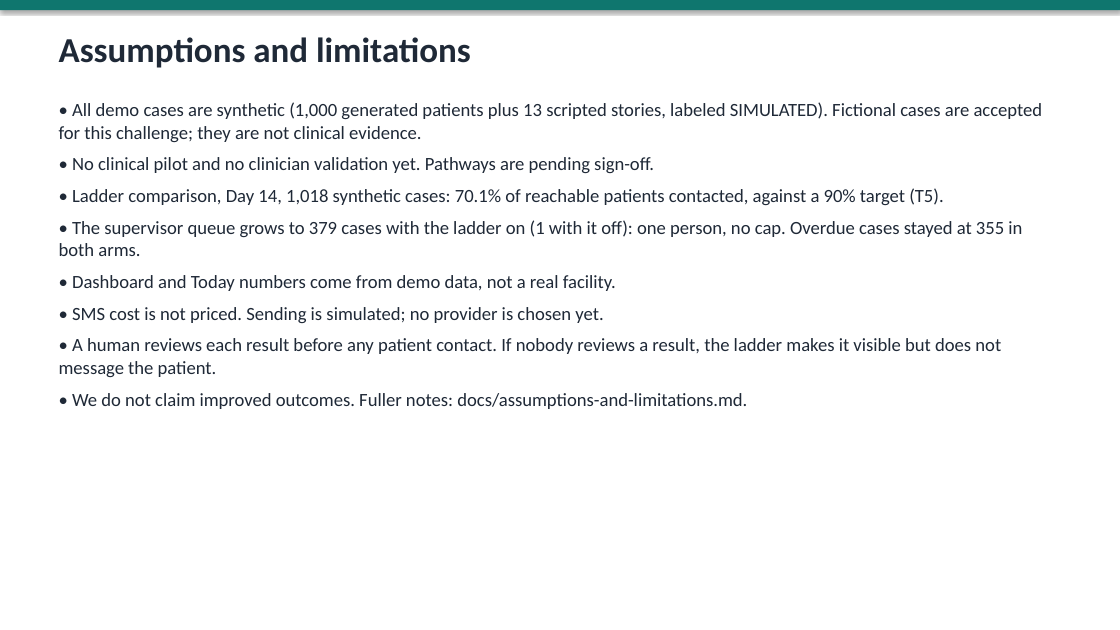
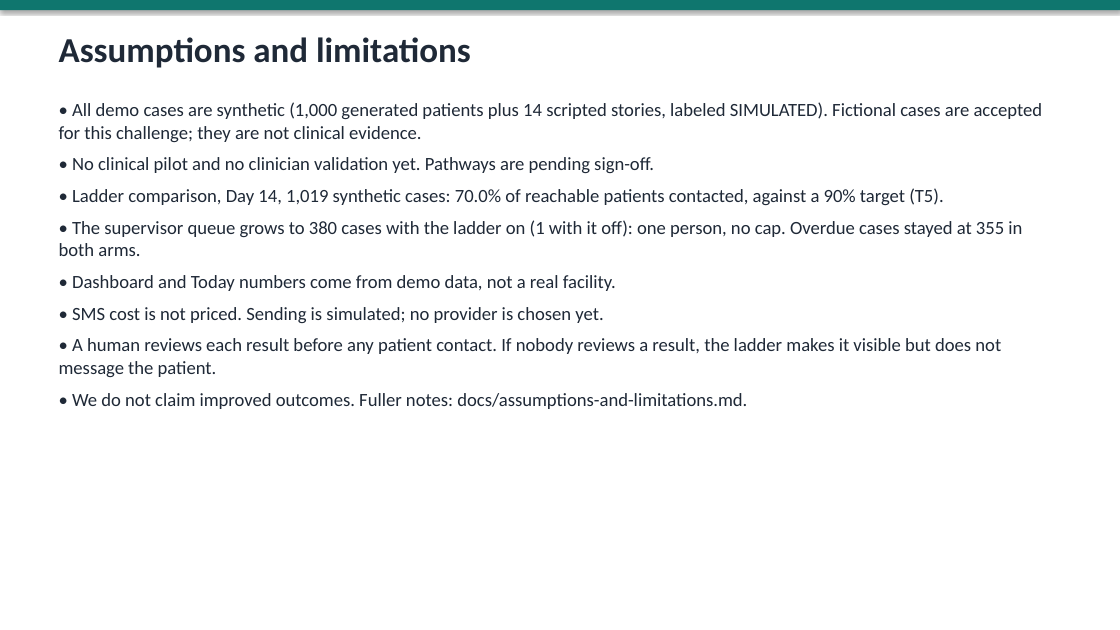
Before and after one commit to BKDKUBO/loopcloser, a slide deck: slide 12 of submission/LoopCloser-deck-DRAFT.pptx (slide 11 before the commit). Drawn at 1120x630 pixels with LibreOffice and Linux fonts; fonts in the diff are those of the drawing. Boxes give left, top, right and bottom in pixels: in the first picture for what was removed or moved away, otherwise in the second. Text is boxed around its words. In the diff, an @@ line names an element or a change of style, - is before the commit and + after.

```diff
--- a/submission/LoopCloser-deck-DRAFT.pptx
+++ b/submission/LoopCloser-deck-DRAFT.pptx
@@ text at bbox=[59, 102, 1043, 142]: text changed @@
-• All demo cases are synthetic (1,000 generated patients plus 13 scripted stories, labeled SIMULATED). Fictional cases are accepted for this challenge; they are not clinical evidence.
+• All demo cases are synthetic (1,000 generated patients plus 14 scripted stories, labeled SIMULATED). Fictional cases are accepted for this challenge; they are not clinical evidence.
@@ text at bbox=[59, 188, 1022, 256]: text changed @@
-• Ladder comparison, Day 14, 1,018 synthetic cases: 70.1% of reachable patients contacted, against a 90% target (T5).
-• The supervisor queue grows to 379 cases with the ladder on (1 with it off): one person, no cap. Overdue cases stayed at 355 in both arms.
+• Ladder comparison, Day 14, 1,019 synthetic cases: 70.0% of reachable patients contacted, against a 90% target (T5).
+• The supervisor queue grows to 380 cases with the ladder on (1 with it off): one person, no cap. Overdue cases stayed at 355 in both arms.
```
Also in this commit, not shown: 6 other slides changed, 1 slide added, 4 other files.
